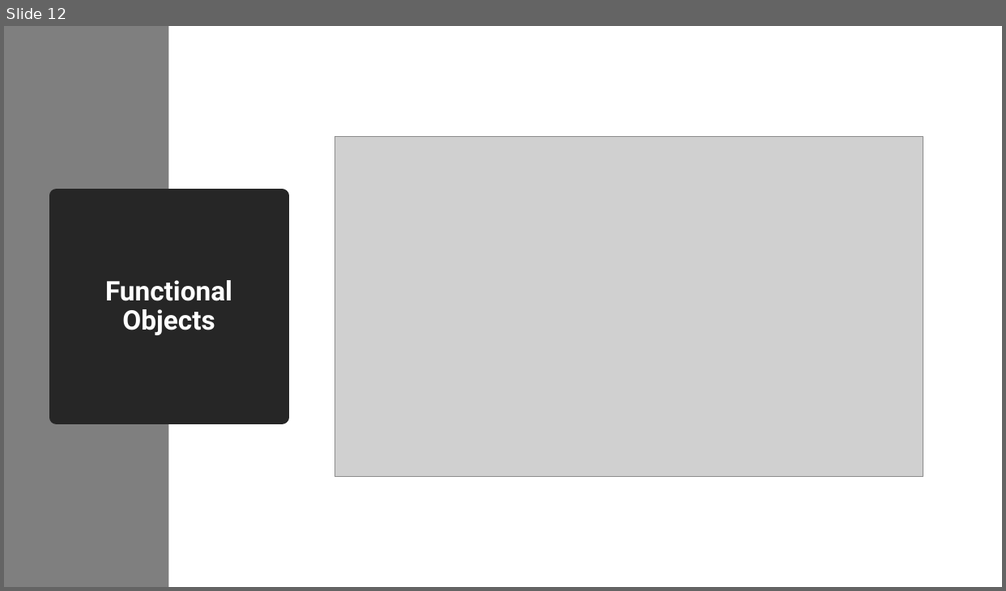
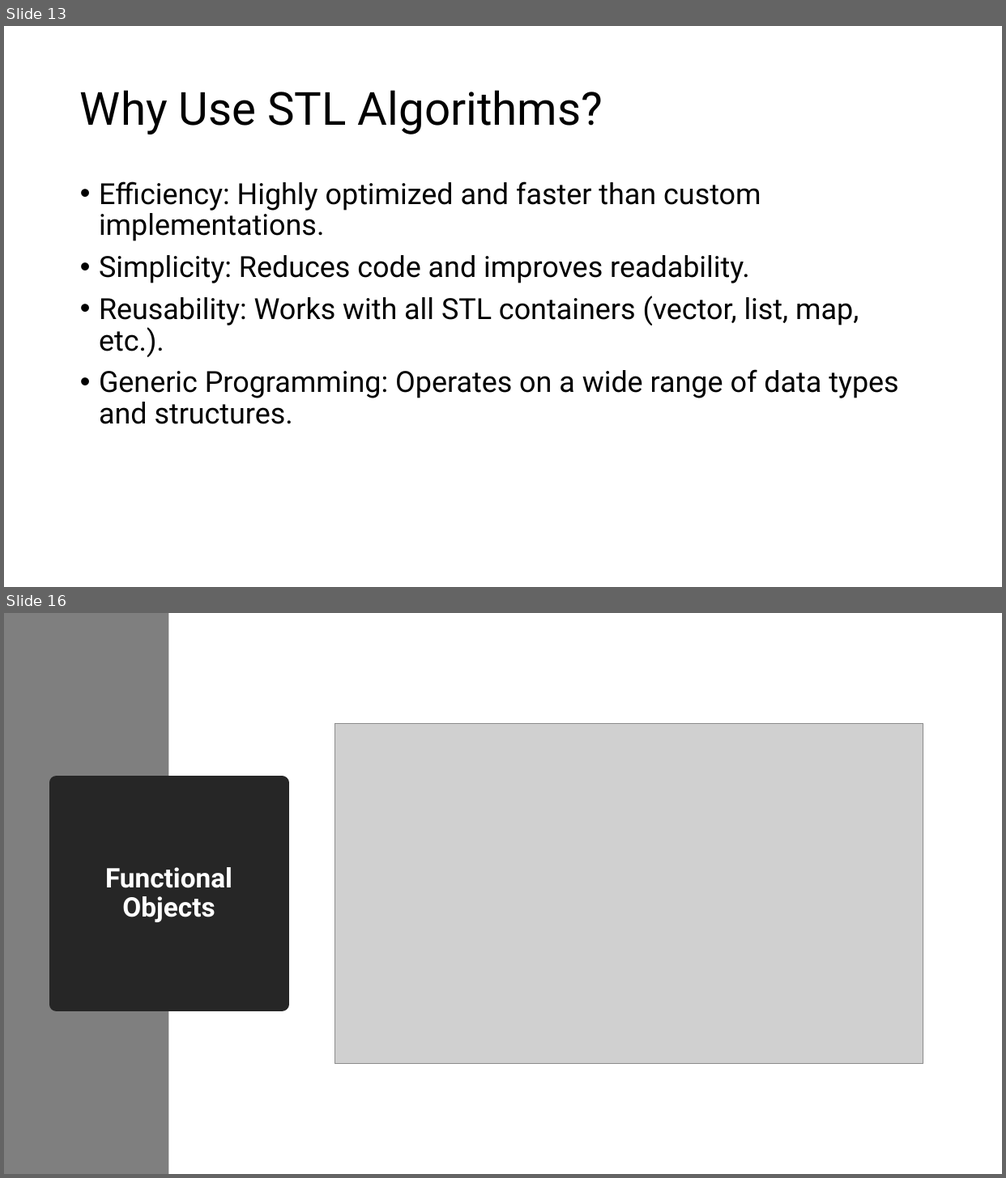
Before and after one commit to muazzamaqeel/Unversity-ComputerScience, a slide deck: C++/Tutoring/Lectures/WS-24/STL/STL.pptx. Shown one above the other, each under a label of ours: slide 12 before the commit, slides 13 and 16 after it; the slides between them are not shown. The pictures are 1006x591 and 1006x1178 pixels, drawn with LibreOffice and Linux fonts; fonts in the diff are those of the drawing; grey boxes stand for pictures. Boxes give left, top, right and bottom in pixels: in the first picture for what was removed or moved away, otherwise in the second. Text is boxed around its words. In the diff, an @@ line names an element or a change of style, - is before the commit and + after.

```diff
--- a/C++/Tutoring/Lectures/WS-24/STL/STL.pptx
+++ b/C++/Tutoring/Lectures/WS-24/STL/STL.pptx
@@ slide 13 added at bbox=[4, 26, 1002, 587], background #FFFFFF @@
@@ title added at bbox=[80, 90, 603, 135], 44 pt, text #000000 @@
+Why Use STL Algorithms?
@@ text added at bbox=[99, 182, 898, 425], 28 pt, text #000000 @@
+• Efficiency: Highly optimized and faster than custom implementations.
+• Simplicity: Reduces code and improves readability.
+• Reusability: Works with all STL containers (vector, list, map, etc.).
+• Generic Programming: Operates on a wide range of data types and structures.
@@ what was slide 12 is now slide 16 @@
```
Also in this commit, not shown: 3 other slides added, 1 slide removed.
